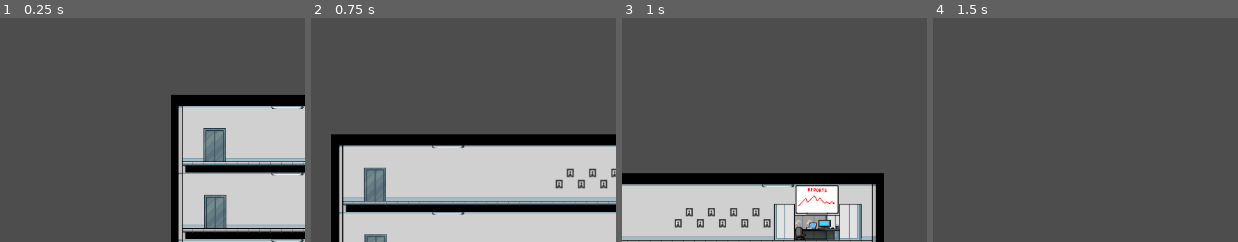
Above: before the commit, frames 1-4 (left to right).
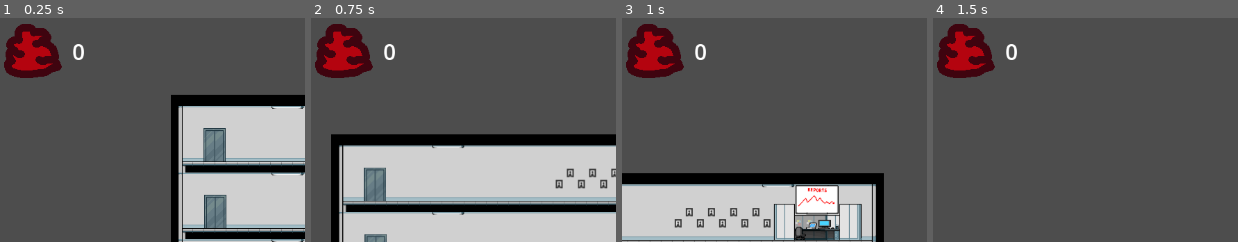
Above: after the commit, the same moments.

Repository: Lambosaurus/wildjam-mutation
Game: Godot game, scene res://main/main.tscn
Same seed, same stepped clock (60 frames per second), same inputs: the game is played once before the commit and once after it.
Inputs (mouse positions are % of the whole screen's width and height, from its top left):
- Up to frame 1 (0.25 s): no input
- Up to frame 2 (0.75 s): tap Enter at 0.5 s; move the mouse to (5, 57) at 0.52 s; hold D (right) from 0.53 s (still down); tap W (up) at 0.6 s; click (5, 57) at 0.67 s
- Up to frame 3 (1 s): keep holding D (right); tap W (up) at 0.77 s
- Up to frame 4 (1.5 s): keep holding D (right); tap W (up) at 1.07 s; move the mouse to (39, 55) at 1.27 s; tap 1 (swap_arms) at 1.35 s; click (39, 55) at 1.42 s
The pictures show only the part of the screen within x 0-50%, y 0-50%; the shares and areas given below are measured in that part.

The runs differ from the first frame. In frame 1, 3.7% of the frame differs, in the area x 1-28%, y 2-27%; in frame 2, 3.7%; in frame 3, 3.7%; in frame 4, 3.7%.

Commit message:
Add mutations UI and Biomass consumption logic

Diff:
--- a/creatures/mutations/data/speedy_arms.tres
+++ b/creatures/mutations/data/speedy_arms.tres
@@ -15,4 +15,6 @@
 script = ExtResource("1_o11gm")
 behaviour = SubResource("Resource_mtmwr")
 body_part = ExtResource("2_mtmwr")
+cost = 100
+name = "Speedy Arms"
 metadata/_custom_type_script = "uid://c8shh7tf8tebl"
--- a/creatures/mutations/data/squid_legs.tres
+++ b/creatures/mutations/data/squid_legs.tres
@@ -13,4 +13,6 @@
 behaviour = SubResource("Resource_lidxt")
 slot = 1
 body_part = ExtResource("2_fwqj6")
+cost = 150
+name = "Squidly"
 metadata/_custom_type_script = "uid://c8shh7tf8tebl"
--- a/creatures/mutations/mutation.gd
+++ b/creatures/mutations/mutation.gd
@@ -5,6 +5,8 @@
 @export var behaviour: BehaviourModification
 @export var slot: Slot.Type
 @export var body_part: PackedScene
+@export var cost: int
+@export var name: String
 
 func modify_attributes():
 
--- a/creatures/mutations/mutation_service.gd
+++ b/creatures/mutations/mutation_service.gd
@@ -5,3 +5,10 @@
 
 func get_random_mutation():
 	return available_mutations.pick_random()
+
+func apply_mutation_to(mutation: Mutation, mutant: Mutant):
+	if mutation.cost <= GameState.biomass:
+		GameState.biomass -= mutation.cost
+		mutant.mutate(mutation)
+		return true
+	else: return false
--- a/main/game_state.gd
+++ b/main/game_state.gd
@@ -1,3 +1,3 @@
 extends Node
 
-var biomass = 0.0
+var biomass: int = 0
--- a/main/main.gd
+++ b/main/main.gd
@@ -3,6 +3,9 @@
 @export var mutation_service: MutationService
 @export_group("Camera")
 @export var camera_speed = 20
+
+func _ready():
+	$GUILayer/MainGUI.mutation_service = mutation_service
 
 func _process(delta):
 	if (Input.is_action_pressed("swap_arms")):
--- a/main/main.tscn
+++ b/main/main.tscn
@@ -1,25 +1,18 @@
 [gd_scene format=3 uid="uid://beqpfrifbxeep"]
 
 [ext_resource type="Script" uid="uid://c4knu1o0mibmy" path="res://main/main.gd" id="1_3wy1v"]
+[ext_resource type="Resource" uid="uid://w7el4w33gto" path="res://main/main_mutations.tres" id="2_grrlh"]
 [ext_resource type="PackedScene" uid="uid://bcckgfd8qlmhm" path="res://creatures/human/human.tscn" id="2_pjrb6"]
-[ext_resource type="Resource" uid="uid://badtf77rocatp" path="res://creatures/mutations/data/speedy_arms.tres" id="3_4dugh"]
 [ext_resource type="PackedScene" uid="uid://byescby3rnuk1" path="res://entities/entity_spawner.tscn" id="3_xwkvk"]
-[ext_resource type="Script" uid="uid://dqw8fexj5crea" path="res://creatures/mutations/mutation_service.gd" id="4_67ri8"]
 [ext_resource type="PackedScene" uid="uid://dlom32x0f3tyr" path="res://creatures/mutant/mutant.tscn" id="4_c651c"]
-[ext_resource type="Script" uid="uid://c8shh7tf8tebl" path="res://creatures/mutations/mutation.gd" id="6_4dugh"]
 [ext_resource type="PackedScene" uid="uid://cl8rxjlclso5g" path="res://building/components/transporter/elevator/elevator.tscn" id="9_bsumw"]
 [ext_resource type="PackedScene" uid="uid://etva80dwgv3l" path="res://ui/main_gui.tscn" id="9_grrlh"]
 [ext_resource type="PackedScene" uid="uid://di2lvp77xng0n" path="res://building/building_tiles.tscn" id="10_0i4oc"]
 [ext_resource type="PackedScene" uid="uid://dcejudxtfvrn8" path="res://building/components/transporter/elevator/pixel_floor_stop.tscn" id="10_bsumw"]
 
-[sub_resource type="Resource" id="Resource_grrlh"]
-script = ExtResource("4_67ri8")
-available_mutations = Array[ExtResource("6_4dugh")]([ExtResource("3_4dugh")])
-metadata/_custom_type_script = "uid://dqw8fexj5crea"
-
 [node name="Main" type="Node2D" unique_id=634852315]
 script = ExtResource("1_3wy1v")
-mutation_service = SubResource("Resource_grrlh")
+mutation_service = ExtResource("2_grrlh")
 
 [node name="BuildingTiles" parent="." unique_id=850572857 instance=ExtResource("10_0i4oc")]
 position = Vector2(565, 370)
@@ -84,10 +77,9 @@
 [node name="MainCamera" type="Camera2D" parent="." unique_id=35768897]
 position = Vector2(575, 326)
 
-[node name="CanvasLayer" type="CanvasLayer" parent="." unique_id=1429688143]
+[node name="GUILayer" type="CanvasLayer" parent="." unique_id=1429688143]
 
-[node name="MainGUI" parent="CanvasLayer" unique_id=10804972 instance=ExtResource("9_grrlh")]
-visible = false
+[node name="MainGUI" parent="GUILayer" unique_id=10804972 instance=ExtResource("9_grrlh")]
 mouse_filter = 1
 
 [node name="EditorLight" type="DirectionalLight2D" parent="." unique_id=26265204]
--- /dev/null
+++ b/main/main_mutations.tres
@@ -0,0 +1,11 @@
+[gd_resource type="Resource" script_class="MutationService" format=3 uid="uid://w7el4w33gto"]
+
+[ext_resource type="Script" uid="uid://c8shh7tf8tebl" path="res://creatures/mutations/mutation.gd" id="1_gn6ag"]
+[ext_resource type="Resource" uid="uid://badtf77rocatp" path="res://creatures/mutations/data/speedy_arms.tres" id="2_oen3j"]
+[ext_resource type="Resource" uid="uid://i6dpe3jnhhdy" path="res://creatures/mutations/data/squid_legs.tres" id="3_kcmht"]
+[ext_resource type="Script" uid="uid://dqw8fexj5crea" path="res://creatures/mutations/mutation_service.gd" id="4_kmygs"]
+
+[resource]
+script = ExtResource("4_kmygs")
+available_mutations = Array[ExtResource("1_gn6ag")]([ExtResource("2_oen3j"), ExtResource("3_kcmht")])
+metadata/_custom_type_script = "uid://dqw8fexj5crea"
--- a/ui/main_gui.gd
+++ b/ui/main_gui.gd
@@ -1,28 +1,57 @@
 extends Control
+
+@export var mutation_service: MutationService
 
 func _ready():
 	SelectionManager.connect("node_selected", add_selected)
 	SelectionManager.connect("node_deselected", remove_selected)
+	$ErrorLabel/UITimer.connect("timeout", clear_error)
+
+	add_mutations_to_list()
 
 func _process(delta):
 	update_biomass()
 	update_selection()
+
+func add_mutations_to_list():
+	var mutations = mutation_service.available_mutations
+	for mutation in mutations:
+		var label = "{name} #:{cost}".format(mutation)
+		$SelectPanel/SelectionContainer/Mutations.add_item(label, null, true)
 
 func update_biomass():
 	$BioMass/Amount.text = str(GameState.biomass)
 
 func remove_selected(node: SelectionArea):
 	if node.action_target is Mutant:
-		$SelectPanel/SelectionContainer/ItemList.remove_item(0)
+		$SelectPanel/SelectionContainer/SelectedCreatures.remove_item(0)
 
 func add_selected(node: SelectionArea):
 	if node.action_target is Mutant:
-		$SelectPanel/SelectionContainer/ItemList.add_item("M", null, false)
+		$SelectPanel/SelectionContainer/SelectedCreatures.add_item("M", null, false)
 
 func update_selection():
 	$SelectPanel.visible = !SelectionManager.selected_nodes_dict.is_empty()
 	#if $SelectPanel/SelectionContainer.visible:
-		#$SelectPanel/SelectionContainer/ItemList.clear()
+		#$SelectPanel/SelectionContainer/SelectedCreatures.clear()
 		#var items = SelectionManager.get_selected_nodes()
 		#for mutant in items:
-			#$SelectPanel/SelectionContainer/ItemList.add_item("Mutant")
+			#$SelectPanel/SelectionContainer/SelectedCreatures.add_item("Mutant")
+
+func clear_error():
+	$ErrorLabel.visible = true
+	$ErrorLabel.text = ""
+
+func display_error(message: String, timeout: float = 1):
+	$ErrorLabel.visible = true
+	$ErrorLabel.text = message
+	$ErrorLabel/UITimer.start(timeout)
+
+func _on_mutations_item_clicked(index: int, at_position: Vector2, mouse_button_index: int) -> void:
+	var mutation = mutation_service.available_mutations[index]
+	if not mutation: return
+
+	for creature in SelectionManager.get_selected_nodes():
+		if creature.action_target is Mutant:
+			if not mutation_service.apply_mutation_to(mutation, creature.action_target):
+				display_error("Not enough Biomass")
--- a/ui/main_gui.tscn
+++ b/ui/main_gui.tscn
@@ -1,10 +1,15 @@
 [gd_scene format=3 uid="uid://etva80dwgv3l"]
 
 [ext_resource type="Script" uid="uid://cbx8a11hs7fl6" path="res://ui/main_gui.gd" id="1_2lw0j"]
+[ext_resource type="Resource" uid="uid://w7el4w33gto" path="res://main/main_mutations.tres" id="2_g0n8d"]
 [ext_resource type="Texture2D" uid="uid://plwvceke53ws" path="res://ui/sprites/biomass.png" id="2_lcwsb"]
 
 [sub_resource type="LabelSettings" id="LabelSettings_g0n8d"]
 font_size = 32
+
+[sub_resource type="LabelSettings" id="LabelSettings_lcwsb"]
+font_size = 32
+font_color = Color(0.91960233, 0.17063594, 0.19679102, 1)
 
 [node name="MainGUI" type="Control" unique_id=1754052925]
 layout_mode = 3
@@ -14,6 +19,7 @@
 grow_horizontal = 2
 grow_vertical = 2
 script = ExtResource("1_2lw0j")
+mutation_service = ExtResource("2_g0n8d")
 
 [node name="BioMass" type="HBoxContainer" parent="." unique_id=1520679074]
 layout_mode = 0
@@ -50,7 +56,7 @@
 [node name="SelectionContainer" type="VBoxContainer" parent="SelectPanel" unique_id=1626986473]
 layout_mode = 2
 
-[node name="ItemList" type="ItemList" parent="SelectPanel/SelectionContainer" unique_id=1997808499]
+[node name="SelectedCreatures" type="ItemList" parent="SelectPanel/SelectionContainer" unique_id=1997808499]
 custom_minimum_size = Vector2(150, 150)
 layout_mode = 2
 size_flags_horizontal = 4
@@ -61,3 +67,29 @@
 max_columns = 5
 same_column_width = true
 fixed_column_width = 32
+
+[node name="Mutations" type="ItemList" parent="SelectPanel/SelectionContainer" unique_id=538569208]
+layout_mode = 2
+allow_reselect = true
+auto_height = true
+
+[node name="ErrorLabel" type="Label" parent="." unique_id=1424687252]
+layout_mode = 1
+anchors_preset = 7
+anchor_left = 0.5
+anchor_top = 1.0
+anchor_right = 0.5
+anchor_bottom = 1.0
+offset_left = -0.5
+offset_top = -78.0
+offset_right = 0.5
+offset_bottom = -55.0
+grow_horizontal = 2
+grow_vertical = 0
+label_settings = SubResource("LabelSettings_lcwsb")
+horizontal_alignment = 1
+vertical_alignment = 1
+
+[node name="UITimer" type="Timer" parent="ErrorLabel" unique_id=623599384]
+
+[connection signal="item_clicked" from="SelectPanel/SelectionContainer/Mutations" to="." method="_on_mutations_item_clicked"]
